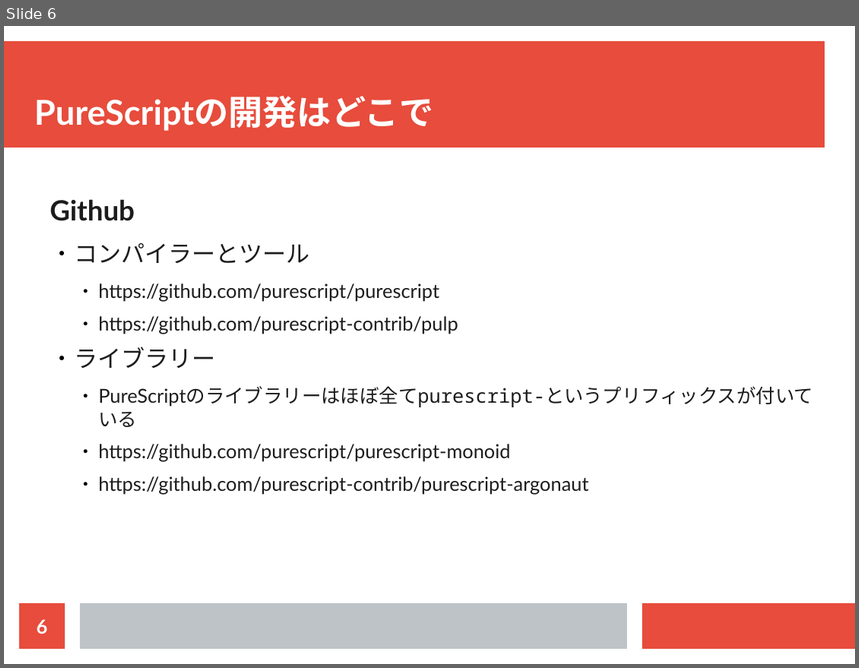
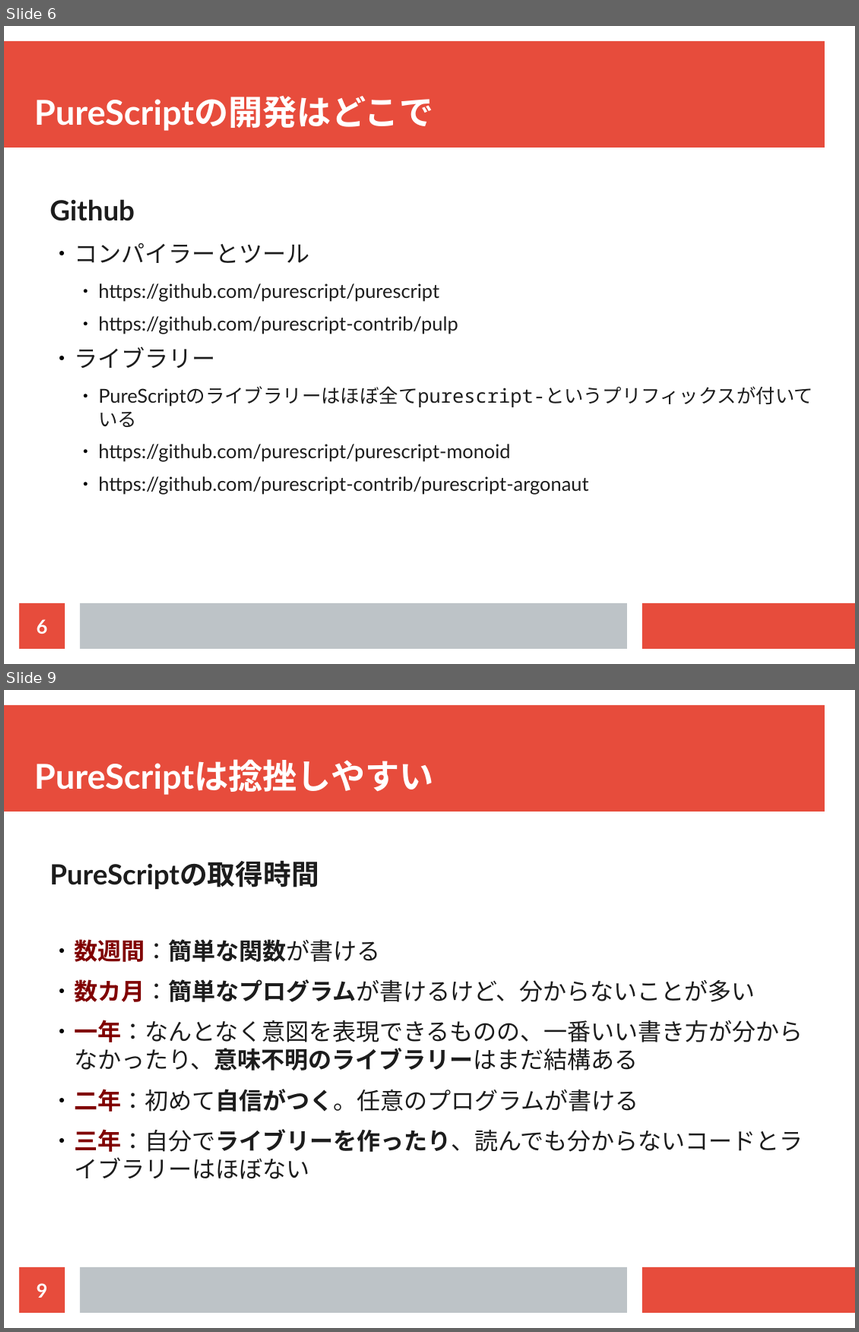
Before and after one commit to cdepillabout/purescript-community-presentation, a slide deck: purescript-community.odp. Shown one above the other, each under a label of ours: slide 6 before the commit, slides 6 and 9 after it; the slides between them are not shown. The pictures are 859x668 and 859x1332 pixels, drawn with LibreOffice and Linux fonts; fonts in the diff are those of the drawing. Boxes give left, top, right and bottom in pixels: in the first picture for what was removed or moved away, otherwise in the second. Text is boxed around its words. In the diff, an @@ line names an element or a change of style, - is before the commit and + after.

```diff
--- a/purescript-community.odp
+++ b/purescript-community.odp
@@ slide 9 added at [4, 690, 855, 1328], background #FFFFFF; not listed: 3 template elements that a slide beside it also shows @@
@@ title added at [34, 759, 434, 795], 32 pt, text #FFFFFF, bold @@
+PureScriptは捻挫しやすい
@@ text added at [50, 860, 803, 1179], 22 pt, text #1C1C1C @@
+PureScriptの取得時間
+  ● 数週間：簡単な関数が書ける
+  ● 数カ月：簡単なプログラムが書けるけど、分からないことが多い
+  ● 一年：なんとなく意図を表現できるものの、一番いい書き方が分からなかったり、意味不明のライブラリーはまだ結構ある
+  ● 二年：初めて自信がつく。任意のプログラムが書ける
+  ● 三年：自分でライブリーを作ったり、読んでも分からないコードとライブラリーはほぼない
@@ page number added at [19, 1268, 65, 1313], fill #E74C3C, 18 pt, text #FFFFFF, bold @@
+9
```
Also in this commit, not shown: 2 slides changed, 1 other slide added.
